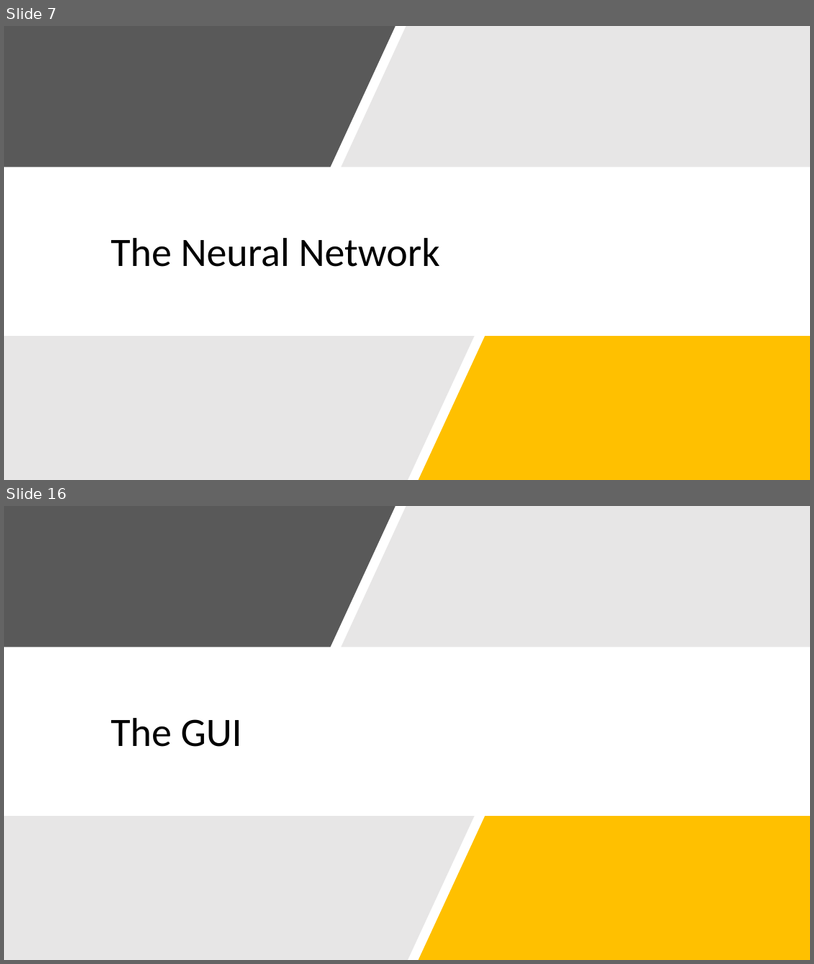
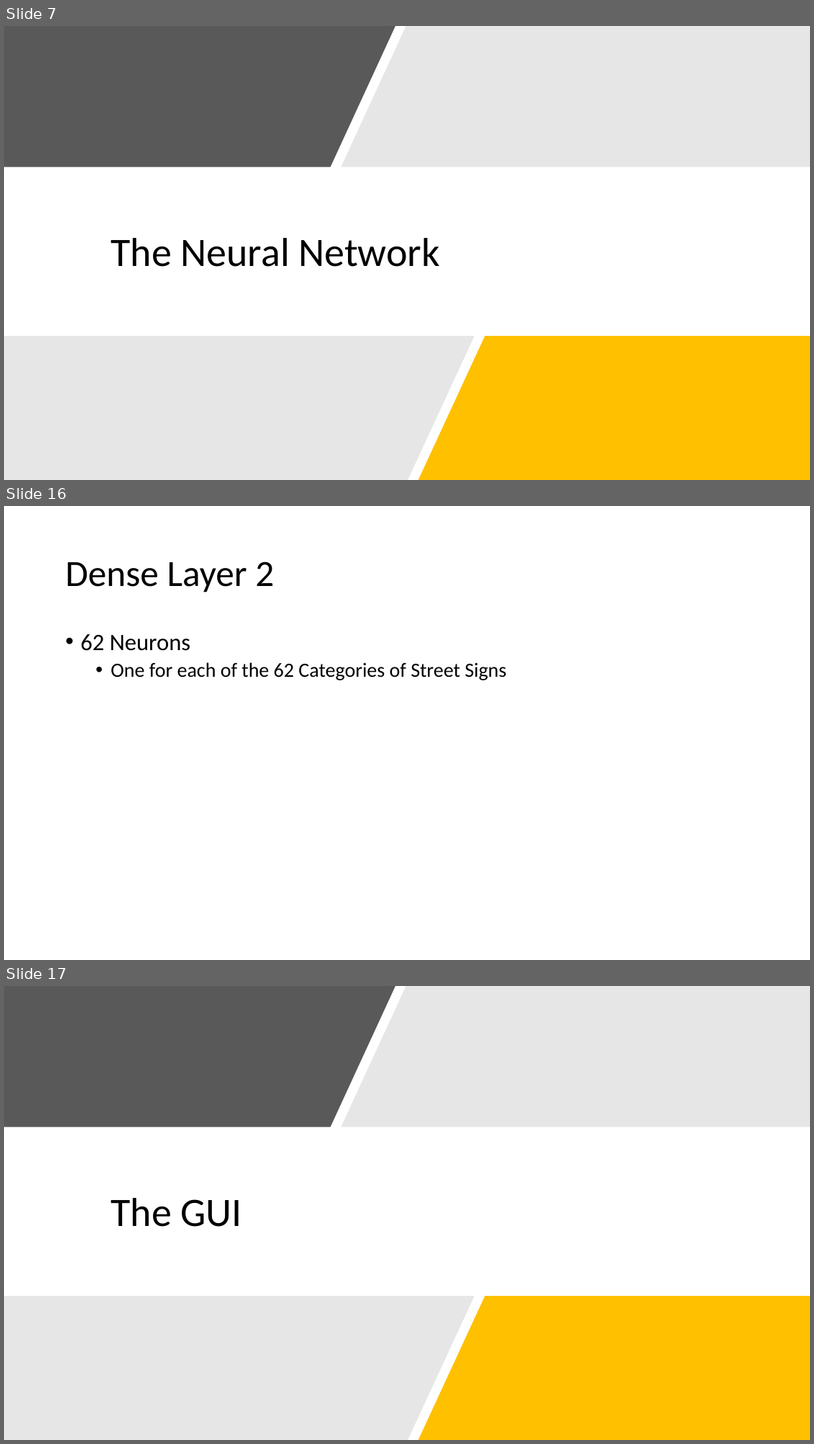
Before and after one commit to ChrisKalahiki/CNN-for-BelgiumTS-and-MNIST, a slide deck: RIPMazeRunner.pptx. Shown one above the other, each under a label of ours: slides 7 and 16 before the commit, slides 7, 16 and 17 after it; the slides between them are not shown. The pictures are 814x964 and 814x1444 pixels, drawn with LibreOffice and Linux fonts; fonts in the diff are those of the drawing. Boxes give left, top, right and bottom in pixels: in the first picture for what was removed or moved away, otherwise in the second. Text is boxed around its words. In the diff, an @@ line names an element or a change of style, - is before the commit and + after.

```diff
--- a/RIPMazeRunner.pptx
+++ b/RIPMazeRunner.pptx
@@ slide 16 added at box(4, 506, 810, 960), background #FFFFFF @@
@@ title added at box(65, 561, 274, 592), 44 pt, text #000000 @@
+Dense Layer 2
@@ text added at box(80, 634, 507, 680), 24 pt, text #000000 @@
+• 62 Neurons
+  • One for each of the 62 Categories of Street Signs
@@ what was slide 16 is now slide 17 @@
```
Also in this commit, not shown: 2 slides changed, 6 other slides added, 6 slides removed.
